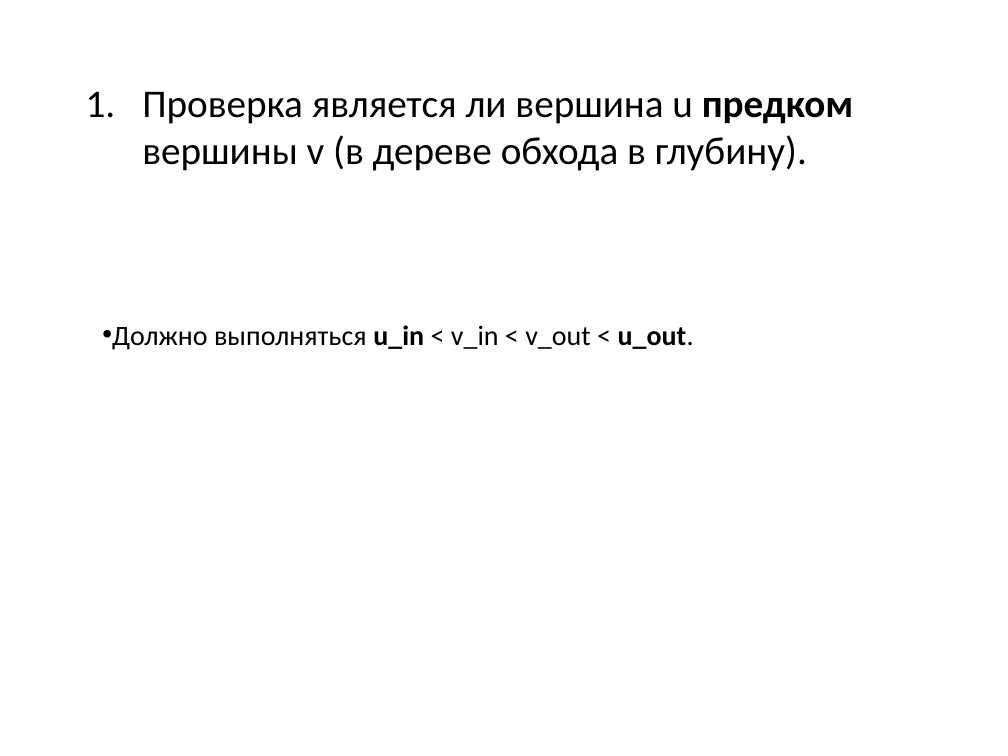
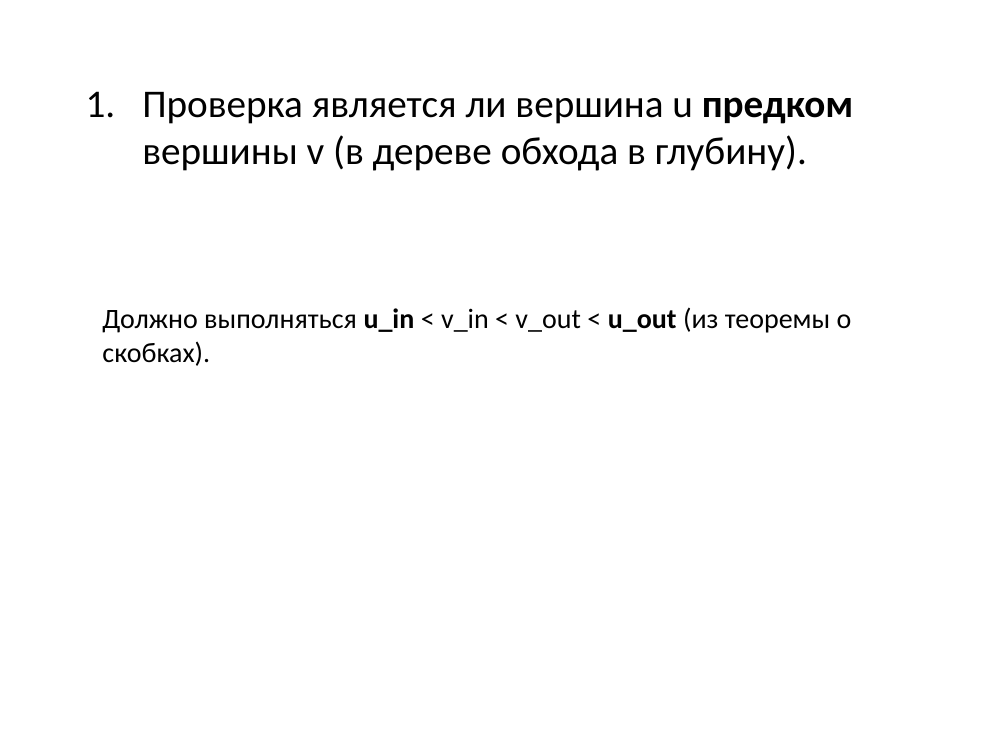
Before and after one commit to SteinbergOB/ANG, a slide deck: slide 47 of Презентации/Лекция 1.pptx (slide 46 before the commit). Drawn at 1008x756 pixels with LibreOffice and Linux fonts; fonts in the diff are those of the drawing. Boxes give left, top, right and bottom in pixels: in the first picture for what was removed or moved away, otherwise in the second. Text is boxed around its words. In the diff, an @@ line names an element or a change of style, - is before the commit and + after.

```diff
--- a/Презентации/Лекция 1.pptx
+++ b/Презентации/Лекция 1.pptx
@@ text at (102,307,852,366): text changed @@
-• Должно выполняться u_in < v_in < v_out < u_out.
+Должно выполняться u_in < v_in < v_out < u_out (из теоремы о скобках).
```
Also in this commit, not shown: 3 other slides changed, 10 slides added, 1 other file.
